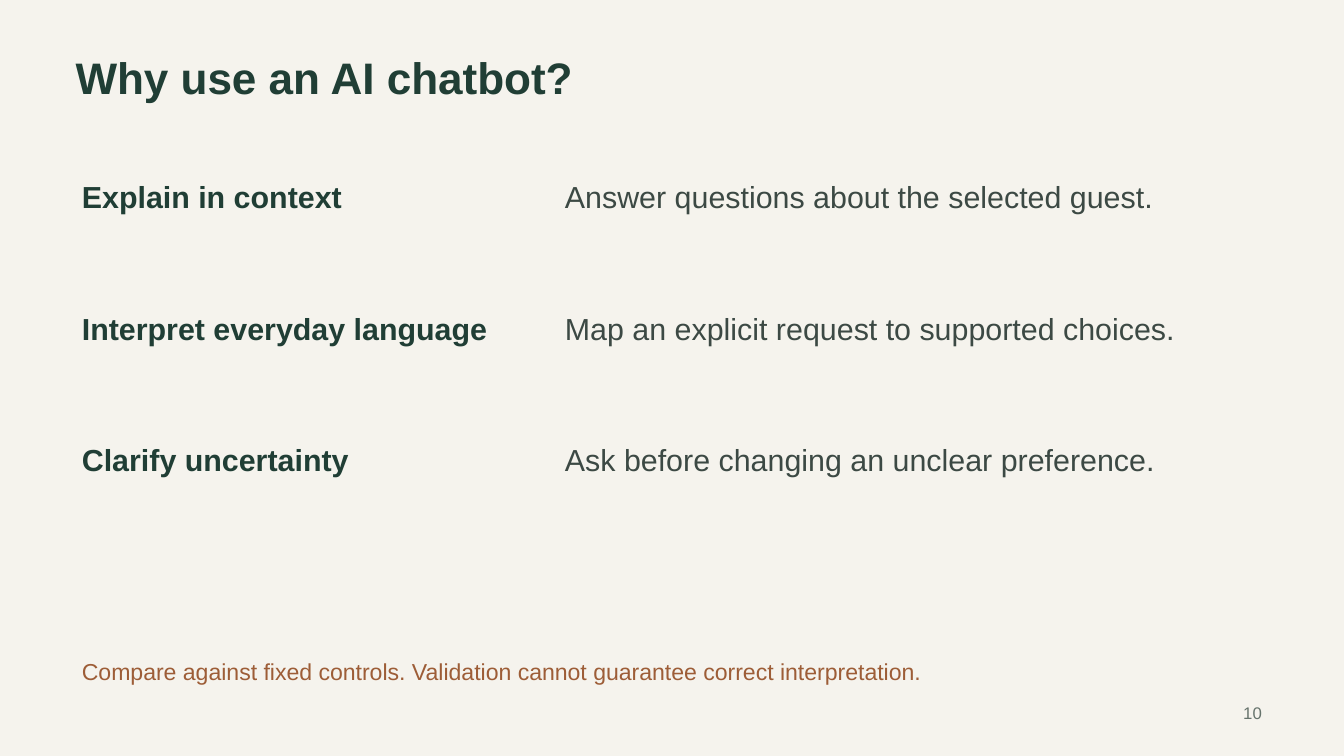
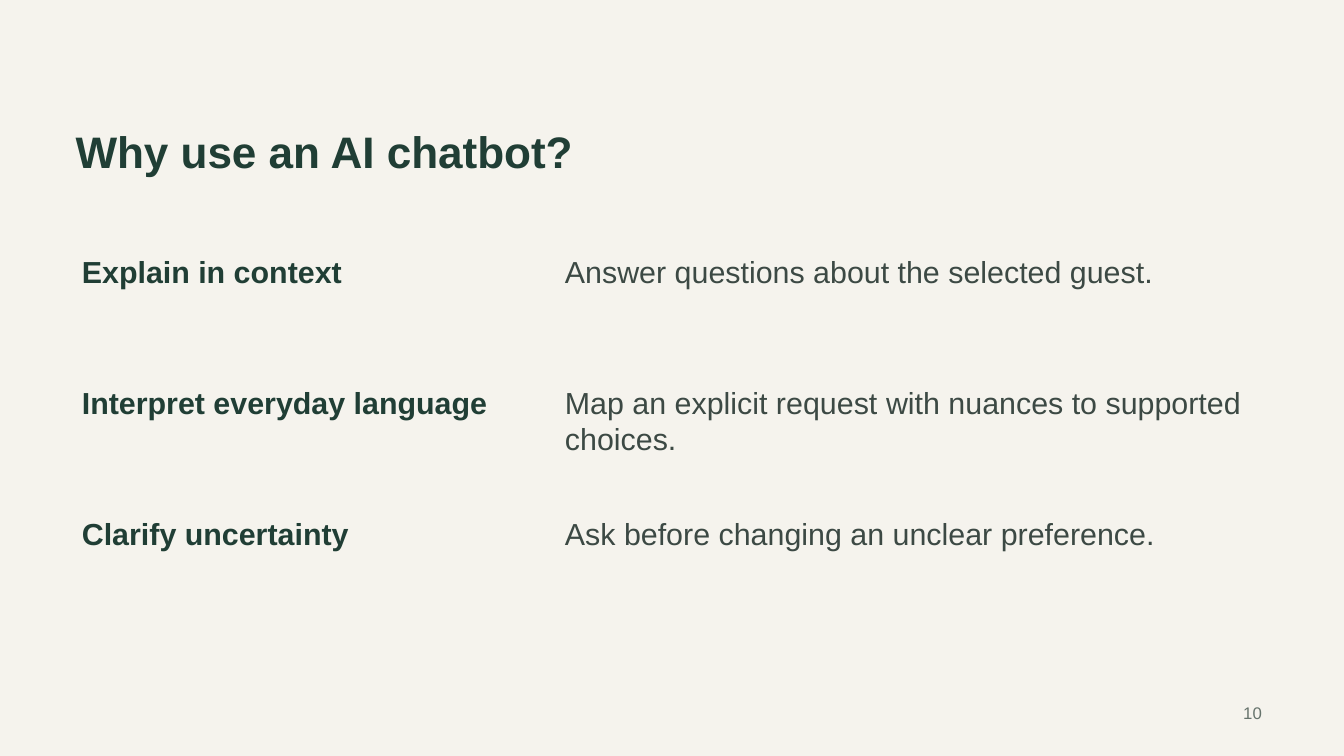
Before and after one commit to CXl0l0/cookiehome, a slide deck: slide 10 of output/presentation-expanded/Cookie_Homes_Presentation_Updated.pptx. Drawn at 1344x756 pixels with LibreOffice and Linux fonts; fonts in the diff are those of the drawing. Boxes give left, top, right and bottom in pixels: in the first picture for what was removed or moved away, otherwise in the second. Text is boxed around its words. In the diff, an @@ line names an element or a change of style, - is before the commit and + after.

```diff
--- a/output/presentation-expanded/Cookie_Homes_Presentation_Updated.pptx
+++ b/output/presentation-expanded/Cookie_Homes_Presentation_Updated.pptx
@@ 6 texts: place and size @@
-6 texts at box(76, 62, 1155, 477)
+6 texts at box(76, 136, 1155, 551)
@@ text at box(565, 392, 1241, 451): text changed @@
-Map an explicit request to supported choices.
+Map an explicit request with nuances to supported choices.
@@ text removed at box(82, 663, 921, 685) @@
-Compare against fixed controls. Validation cannot guarantee correct interpretation.
```
Also in this commit, not shown: 18 other slides changed, 2 slides added, 2 slides removed, 1 other file.
